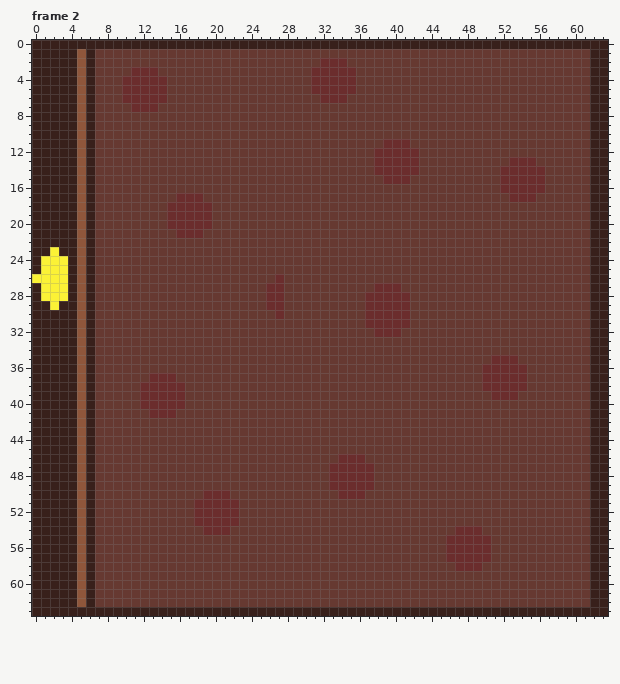
Pixel-art file, stored at raw/door.ase. Above, as it was before the edit.
64x64 pixels, 2 frames. Shown: frame 2. The commit also changed other frames, which this record leaves out.
The result:
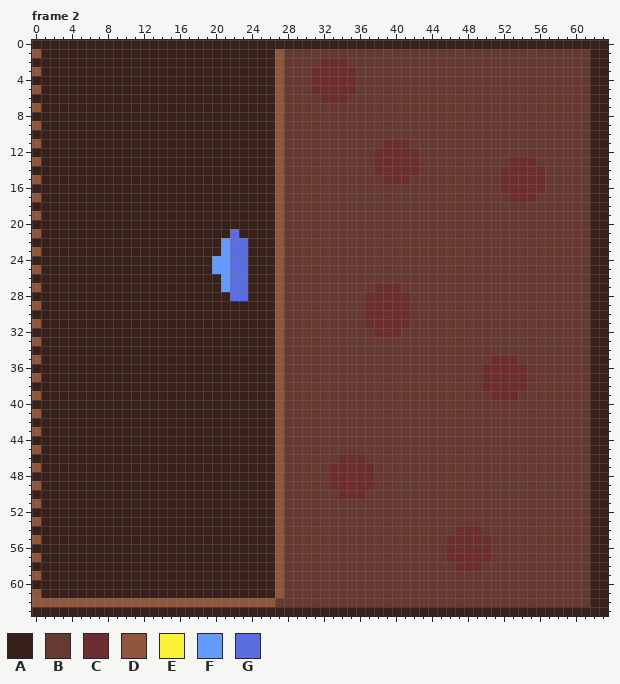
Palette (. is transparent): A #38201b  B #663931  C #6b2d2d  D #8f563b  E #fbf236  F #639bff  G #5b6ee1
The author wrote: 3 door spritesheets generated. Still not final
From old to new:
--- frame 2
@@ x 0..29 @@
  0 AAAAAAAAAAAAAAAAAAAAAAAAAAAAAA
- 1 AAAAADABBBBBBBBBBBBBBBBBBBBBBB
- 2 AAAAADABBBBBBBBBBBBBBBBBBBBBBB
- 3 AAAAADABBBBCCCBBBBBBBBBBBBBBBB
- 4 AAAAADABBBCCCCCBBBBBBBBBBBBBBB
- 5 AAAAADABBBCCCCCBBBBBBBBBBBBBBB
- 6 AAAAADABBBCCCCCBBBBBBBBBBBBBBB
- 7 AAAAADABBBBCCCBBBBBBBBBBBBBBBB
- 8 AAAAADABBBBBBBBBBBBBBBBBBBBBBB
- 9 AAAAADABBBBBBBBBBBBBBBBBBBBBBB
-10 AAAAADABBBBBBBBBBBBBBBBBBBBBBB
-11 AAAAADABBBBBBBBBBBBBBBBBBBBBBB
-12 AAAAADABBBBBBBBBBBBBBBBBBBBBBB
-13 AAAAADABBBBBBBBBBBBBBBBBBBBBBB
-14 AAAAADABBBBBBBBBBBBBBBBBBBBBBB
-15 AAAAADABBBBBBBBBBBBBBBBBBBBBBB
-16 AAAAADABBBBBBBBBBBBBBBBBBBBBBB
-17 AAAAADABBBBBBBBBCCCBBBBBBBBBBB
-18 AAAAADABBBBBBBBCCCCCBBBBBBBBBB
-19 AAAAADABBBBBBBBCCCCCBBBBBBBBBB
-20 AAAAADABBBBBBBBCCCCCBBBBBBBBBB
-21 AAAAADABBBBBBBBBCCCBBBBBBBBBBB
-22 AAAAADABBBBBBBBBBBBBBBBBBBBBBB
-23 AAEAADABBBBBBBBBBBBBBBBBBBBBBB
-24 AEEEADABBBBBBBBBBBBBBBBBBBBBBB
-25 AEEEADABBBBBBBBBBBBBBBBBBBBBBB
-26 EEEEADABBBBBBBBBBBBBBBBBBBBCBB
-27 AEEEADABBBBBBBBBBBBBBBBBBBCCBB
-28 AEEEADABBBBBBBBBBBBBBBBBBBCCBB
-29 AAEAADABBBBBBBBBBBBBBBBBBBCCBB
-30 AAAAADABBBBBBBBBBBBBBBBBBBBCBB
-31 AAAAADABBBBBBBBBBBBBBBBBBBBBBB
-32 AAAAADABBBBBBBBBBBBBBBBBBBBBBB
-33 AAAAADABBBBBBBBBBBBBBBBBBBBBBB
-34 AAAAADABBBBBBBBBBBBBBBBBBBBBBB
-35 AAAAADABBBBBBBBBBBBBBBBBBBBBBB
-36 AAAAADABBBBBBBBBBBBBBBBBBBBBBB
-37 AAAAADABBBBBBCCCBBBBBBBBBBBBBB
-38 AAAAADABBBBBCCCCCBBBBBBBBBBBBB
-39 AAAAADABBBBBCCCCCBBBBBBBBBBBBB
-40 AAAAADABBBBBCCCCCBBBBBBBBBBBBB
-41 AAAAADABBBBBBCCCBBBBBBBBBBBBBB
-42 AAAAADABBBBBBBBBBBBBBBBBBBBBBB
-43 AAAAADABBBBBBBBBBBBBBBBBBBBBBB
-44 AAAAADABBBBBBBBBBBBBBBBBBBBBBB
-45 AAAAADABBBBBBBBBBBBBBBBBBBBBBB
-46 AAAAADABBBBBBBBBBBBBBBBBBBBBBB
-47 AAAAADABBBBBBBBBBBBBBBBBBBBBBB
-48 AAAAADABBBBBBBBBBBBBBBBBBBBBBB
-49 AAAAADABBBBBBBBBBBBBBBBBBBBBBB
-50 AAAAADABBBBBBBBBBBBCCCBBBBBBBB
-51 AAAAADABBBBBBBBBBBCCCCCBBBBBBB
-52 AAAAADABBBBBBBBBBBCCCCCBBBBBBB
-53 AAAAADABBBBBBBBBBBCCCCCBBBBBBB
-54 AAAAADABBBBBBBBBBBBCCCBBBBBBBB
-55 AAAAADABBBBBBBBBBBBBBBBBBBBBBB
-56 AAAAADABBBBBBBBBBBBBBBBBBBBBBB
-57 AAAAADABBBBBBBBBBBBBBBBBBBBBBB
-58 AAAAADABBBBBBBBBBBBBBBBBBBBBBB
-59 AAAAADABBBBBBBBBBBBBBBBBBBBBBB
-60 AAAAADABBBBBBBBBBBBBBBBBBBBBBB
-61 AAAAADABBBBBBBBBBBBBBBBBBBBBBB
-62 AAAAADABBBBBBBBBBBBBBBBBBBBBBB
+ 1 DAAAAAAAAAAAAAAAAAAAAAAAAAADBB
+ 2 AAAAAAAAAAAAAAAAAAAAAAAAAAADBB
+ 3 DAAAAAAAAAAAAAAAAAAAAAAAAAADBB
+ 4 AAAAAAAAAAAAAAAAAAAAAAAAAAADBB
+ 5 DAAAAAAAAAAAAAAAAAAAAAAAAAADBB
+ 6 AAAAAAAAAAAAAAAAAAAAAAAAAAADBB
+ 7 DAAAAAAAAAAAAAAAAAAAAAAAAAADBB
+ 8 AAAAAAAAAAAAAAAAAAAAAAAAAAADBB
+ 9 DAAAAAAAAAAAAAAAAAAAAAAAAAADBB
+10 AAAAAAAAAAAAAAAAAAAAAAAAAAADBB
+11 DAAAAAAAAAAAAAAAAAAAAAAAAAADBB
+12 AAAAAAAAAAAAAAAAAAAAAAAAAAADBB
+13 DAAAAAAAAAAAAAAAAAAAAAAAAAADBB
+14 AAAAAAAAAAAAAAAAAAAAAAAAAAADBB
+15 DAAAAAAAAAAAAAAAAAAAAAAAAAADBB
+16 AAAAAAAAAAAAAAAAAAAAAAAAAAADBB
+17 DAAAAAAAAAAAAAAAAAAAAAAAAAADBB
+18 AAAAAAAAAAAAAAAAAAAAAAAAAAADBB
+19 DAAAAAAAAAAAAAAAAAAAAAAAAAADBB
+20 AAAAAAAAAAAAAAAAAAAAAAAAAAADBB
+21 DAAAAAAAAAAAAAAAAAAAAAGAAAADBB
+22 AAAAAAAAAAAAAAAAAAAAAFGGAAADBB
+23 DAAAAAAAAAAAAAAAAAAAAFGGAAADBB
+24 AAAAAAAAAAAAAAAAAAAAFFGGAAADBB
+25 DAAAAAAAAAAAAAAAAAAAFFGGAAADBB
+26 AAAAAAAAAAAAAAAAAAAAAFGGAAADBB
+27 DAAAAAAAAAAAAAAAAAAAAFGGAAADBB
+28 AAAAAAAAAAAAAAAAAAAAAAGGAAADBB
+29 DAAAAAAAAAAAAAAAAAAAAAAAAAADBB
+30 AAAAAAAAAAAAAAAAAAAAAAAAAAADBB
+31 DAAAAAAAAAAAAAAAAAAAAAAAAAADBB
+32 AAAAAAAAAAAAAAAAAAAAAAAAAAADBB
+33 DAAAAAAAAAAAAAAAAAAAAAAAAAADBB
+34 AAAAAAAAAAAAAAAAAAAAAAAAAAADBB
+35 DAAAAAAAAAAAAAAAAAAAAAAAAAADBB
+36 AAAAAAAAAAAAAAAAAAAAAAAAAAADBB
+37 DAAAAAAAAAAAAAAAAAAAAAAAAAADBB
+38 AAAAAAAAAAAAAAAAAAAAAAAAAAADBB
+39 DAAAAAAAAAAAAAAAAAAAAAAAAAADBB
+40 AAAAAAAAAAAAAAAAAAAAAAAAAAADBB
+41 DAAAAAAAAAAAAAAAAAAAAAAAAAADBB
+42 AAAAAAAAAAAAAAAAAAAAAAAAAAADBB
+43 DAAAAAAAAAAAAAAAAAAAAAAAAAADBB
+44 AAAAAAAAAAAAAAAAAAAAAAAAAAADBB
+45 DAAAAAAAAAAAAAAAAAAAAAAAAAADBB
+46 AAAAAAAAAAAAAAAAAAAAAAAAAAADBB
+47 DAAAAAAAAAAAAAAAAAAAAAAAAAADBB
+48 AAAAAAAAAAAAAAAAAAAAAAAAAAADBB
+49 DAAAAAAAAAAAAAAAAAAAAAAAAAADBB
+50 AAAAAAAAAAAAAAAAAAAAAAAAAAADBB
+51 DAAAAAAAAAAAAAAAAAAAAAAAAAADBB
+52 AAAAAAAAAAAAAAAAAAAAAAAAAAADBB
+53 DAAAAAAAAAAAAAAAAAAAAAAAAAADBB
+54 AAAAAAAAAAAAAAAAAAAAAAAAAAADBB
+55 DAAAAAAAAAAAAAAAAAAAAAAAAAADBB
+56 AAAAAAAAAAAAAAAAAAAAAAAAAAADBB
+57 DAAAAAAAAAAAAAAAAAAAAAAAAAADBB
+58 AAAAAAAAAAAAAAAAAAAAAAAAAAADBB
+59 DAAAAAAAAAAAAAAAAAAAAAAAAAADBB
+60 AAAAAAAAAAAAAAAAAAAAAAAAAAADBB
+61 DAAAAAAAAAAAAAAAAAAAAAAAAAADBB
+62 DDDDDDDDDDDDDDDDDDDDDDDDDDDBBB
 63 AAAAAAAAAAAAAAAAAAAAAAAAAAAAAA
